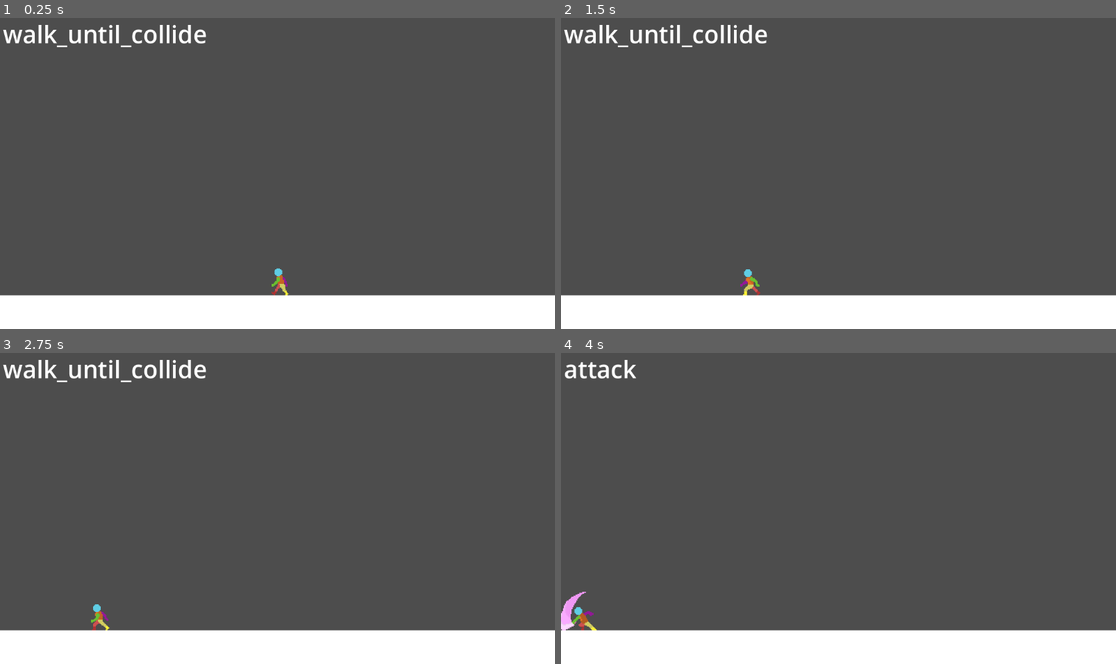
Above: before the commit, frames 1-4 (two rows, left to right).
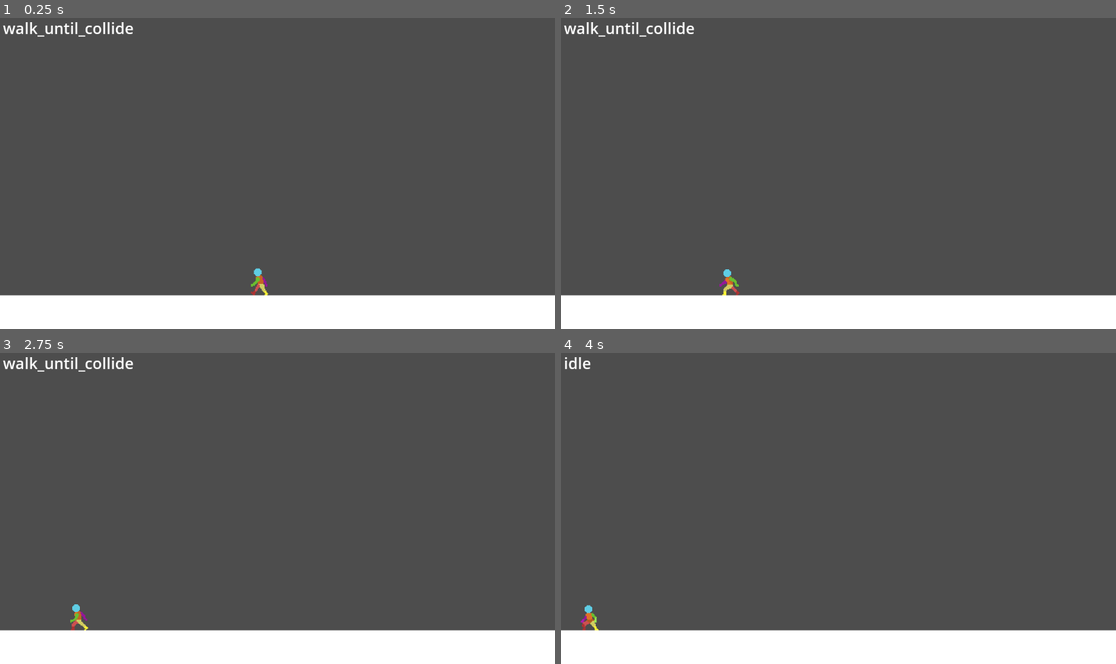
Above: after the commit, the same moments.

Repository: dnrvs/godot-state-manager
Game: Godot game, scene res://demo/world.tscn
The game is run twice, just before and just after one commit, with the same random seed, the same clock (stepped at 60 frames per second) and the same inputs. The project has no main scene, so this scene is started directly.
Inputs:
- Up to frame 1 (0.25 s): no input
- Up to frame 2 (1.5 s): no input
- Up to frame 3 (2.75 s): no input
- Up to frame 4 (4 s): no input

The runs differ from the first frame. In frame 1, 1.4% of the frame differs, in the area x 0-53%, y 1-90%; in frame 2, 1.4%, in the area x 0-38%, y 1-90%; in frame 3, 1.4%; in frame 4, 0.8%.

Commit message:
improved example

Diff:
--- a/demo/character.tscn
+++ b/demo/character.tscn
@@ -182,3 +182,12 @@
 [node name="CollisionShape2D" type="CollisionShape2D" parent="Area2D"]
 position = Vector2(0, 3)
 shape = SubResource("RectangleShape2D_tda6u")
+
+[node name="CanvasLayer" type="CanvasLayer" parent="."]
+
+[node name="StateLabel" type="Label" parent="CanvasLayer" groups=["state_label"]]
+offset_left = 6.0
+offset_right = 640.0
+offset_bottom = 72.0
+theme_override_font_sizes/font_size = 32
+text = "walk_until_collide"
--- a/demo/world.tscn
+++ b/demo/world.tscn
@@ -11,7 +11,7 @@
 [node name="World" type="Node2D"]
 
 [node name="Character" parent="." instance=ExtResource("1_7pyvf")]
-position = Vector2(619, 531)
+position = Vector2(576, 531)
 
 [node name="StaticBody2D" type="StaticBody2D" parent="."]
 position = Vector2(576, 613)
@@ -39,9 +39,3 @@
 
 [node name="CollisionShape2D" type="CollisionShape2D" parent="Targets/Target2"]
 shape = ExtResource("4_jdslu")
-
-[node name="StateLabel" type="Label" parent="." groups=["state_label"]]
-offset_left = 6.0
-offset_right = 640.0
-offset_bottom = 72.0
-theme_override_font_sizes/font_size = 50
